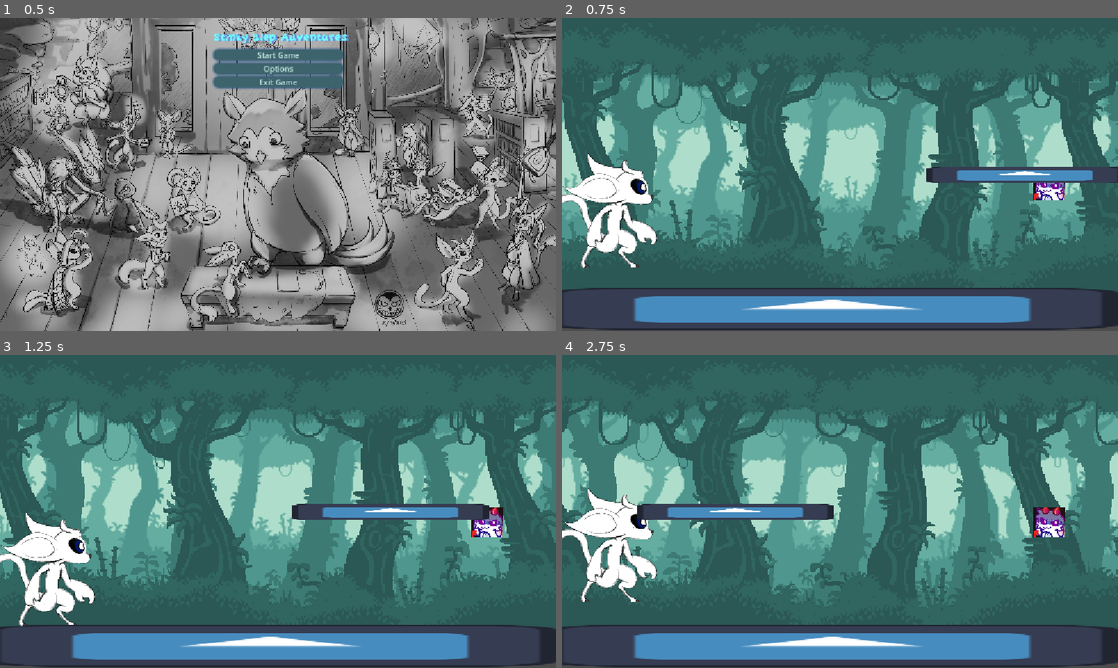
Above: before the commit, frames 1-4 (two rows, left to right).
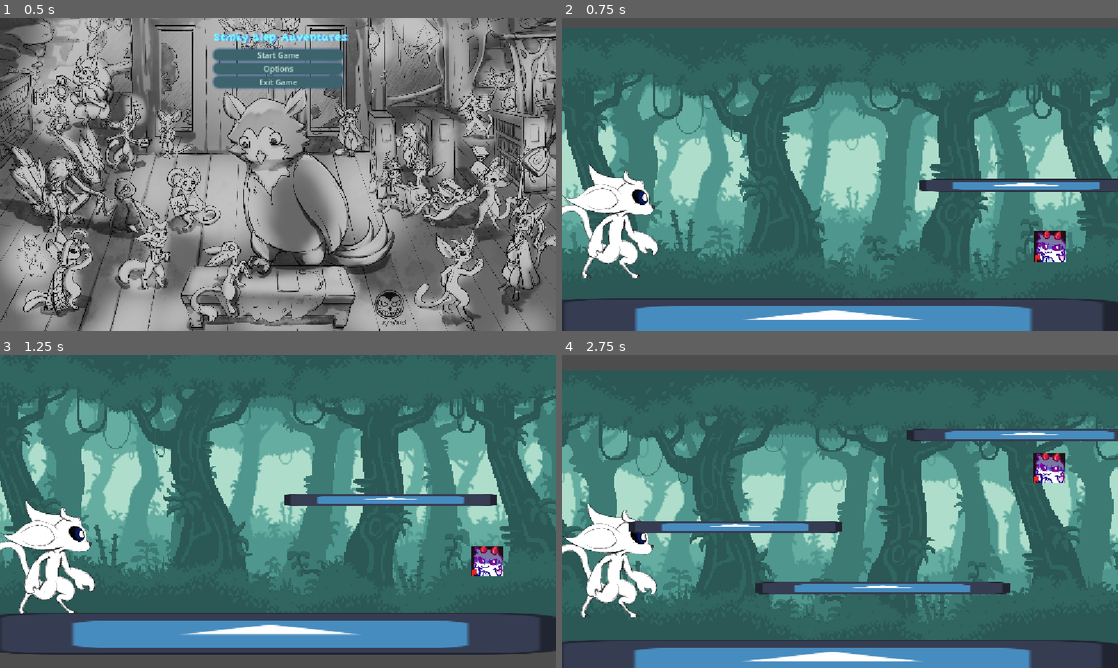
Above: after the commit, the same moments.

Repository: mentallyenifishnt/Test-repo
Game: Godot game, scene res://Scenes/mainmenu.tscn
Same seed, same stepped clock (60 frames per second), same inputs: the game is played once before the commit and once after it. The engine's default icon, where the game draws it, is replaced by a stand-in: a white triangle on a blue panel in a dark square.
Inputs:
- Up to frame 1 (0.5 s): no input
- Up to frame 2 (0.75 s): click "Start Game" at 0.5 s
- Up to frame 3 (1.25 s): no input
- Up to frame 4 (2.75 s): tap Space (Jump) at 1.52, 2.27 s

Frame 1 is identical in both runs. In frame 2, 31% of the frame differs, in the area x 0-100%, y 0-100%; in frame 3, 31%; in frame 4, 39%.

Commit message:
Platform + camera progress

Diff:
--- a/Scenes/Level One.tscn
+++ b/Scenes/Level One.tscn
@@ -19,24 +19,34 @@
 JumpForceMultiplier = 100.0
 GravityScale = 1.0
 JumpCutForce = 1.5
-PlayerSpot = NodePath("../platform/Player spot")
+PlayerSpot = NodePath("../Ground/Player spot")
 
-[node name="platform" type="StaticBody2D" parent="." unique_id=412011969 groups=["ground"]]
+[node name="Camera2D" type="Camera2D" parent="Player" unique_id=801995723]
+position = Vector2(1856, -456)
+scale = Vector2(4, 4)
+limit_smoothed = true
+position_smoothing_enabled = true
+
+[node name="Ground" type="StaticBody2D" parent="." unique_id=412011969 groups=["ground"]]
 position = Vector2(560, 602)
 scale = Vector2(9.3, 0.675)
 metadata/_edit_group_ = true
 
-[node name="Sprite2D" type="Sprite2D" parent="platform" unique_id=180043182]
+[node name="Sprite2D" type="Sprite2D" parent="Ground" unique_id=180043182]
 texture = ExtResource("2_smgeq")
 
-[node name="CollisionShape2D" type="CollisionShape2D" parent="platform" unique_id=348107970]
+[node name="CollisionShape2D" type="CollisionShape2D" parent="Ground" unique_id=348107970]
 position = Vector2(1.5, 1.3157959)
 shape = SubResource("RectangleShape2D_n3rge")
 
-[node name="Player spot" type="Node2D" parent="platform" unique_id=156190550]
+[node name="Player spot" type="Node2D" parent="Ground" unique_id=156190550]
 position = Vector2(-48.17204, -142.22218)
 
-[node name="PlatformSpawner" parent="." unique_id=931442964 instance=ExtResource("5_wpeww")]
+[node name="PlatformSpawner" parent="." unique_id=931442964 node_paths=PackedStringArray("Player") instance=ExtResource("5_wpeww")]
 position = Vector2(1008.99994, 324.99997)
 MaxPosition = 300.0
-MinPosition = 500.0
+MinPosition = 40.0
+Player = NodePath("../Player")
+MoveTime = 1.0
+MinPlatformLength = 3.0
+MaxPlatformLength = 5.0
--- a/Scenes/Platform.tscn
+++ b/Scenes/Platform.tscn
@@ -7,11 +7,17 @@
 size = Vector2(126.53067, 103.70372)
 
 [node name="Platform" type="CharacterBody2D" unique_id=470520921 groups=["Platform"]]
-scale = Vector2(3.185, 0.27)
+scale = Vector2(1, 0.2)
 platform_on_leave = 2
 platform_floor_layers = 0
 script = ExtResource("1_8n7cf")
 MoveSpeed = 5.0
+
+[node name="CollisionShape2D" type="CollisionShape2D" parent="." unique_id=968568867]
+position = Vector2(0.3139717, -1.1368682e-13)
+scale = Vector2(0.99999934, 0.99999976)
+shape = SubResource("RectangleShape2D_1405d")
+one_way_collision = true
 
 [node name="Sprite2D" type="Sprite2D" parent="." unique_id=1191534488]
 texture = ExtResource("2_kti7u")
@@ -19,10 +25,4 @@
 [node name="Timer" type="Timer" parent="." unique_id=1730680706]
 wait_time = 30.0
 
-[node name="CollisionShape2D" type="CollisionShape2D" parent="." unique_id=968568867]
-position = Vector2(0.31397176, -1.1368684e-13)
-scale = Vector2(0.99999946, 0.99999976)
-shape = SubResource("RectangleShape2D_1405d")
-one_way_collision = true
-
 [connection signal="timeout" from="Timer" to="." method="_on_timer_timeout"]
--- a/Scenes/PlatformSpawner.tscn
+++ b/Scenes/PlatformSpawner.tscn
@@ -1,7 +1,7 @@
 [gd_scene format=3 uid="uid://dx7hjwyihmspf"]
 
 [ext_resource type="Texture2D" uid="uid://kfw4l5k24qmb" path="res://Images/Sprites/Screenshot 2026-11-21 214158.png" id="1_cxaol"]
-[ext_resource type="Script" uid="uid://6k2k7uuknmx0" path="res://Scripts/Spawner Test.gd" id="1_v4tsq"]
+[ext_resource type="Script" uid="uid://6k2k7uuknmx0" path="res://Scripts/Spawner.gd" id="1_v4tsq"]
 [ext_resource type="PackedScene" uid="uid://m7yeuqk3ioq6" path="res://Scenes/Platform.tscn" id="2_v4tsq"]
 
 [node name="PlatformSpawner" type="Node2D" unique_id=1356526119]
--- a/Scripts/Platform.gd
+++ b/Scripts/Platform.gd
@@ -1,6 +1,12 @@
 extends CharacterBody2D
+class_name Platform
 
 @export var MoveSpeed: float
+@export var Size: float
+
+func _ready() -> void:
+	$Sprite2D.scale.x = Size
+	$CollisionShape2D.scale.x = Size
 
 func _physics_process(delta: float) -> void:
 	position.x -= MoveSpeed
--- a/Scripts/Spawner Test.gd
+++ /dev/null
@@ -1,25 +0,0 @@
-extends Node2D
-@export var MaxPosition: float
-@export var MinPosition: float
-@export var MoveTime: float
-var _moveTimer: float
-
-@export var SpawnScene: PackedScene
-
-func _ready() -> void:
-	_movePosition()
-func _process(delta: float) -> void:
-	if _moveTimer > 0:
-		_moveTimer -= delta
-	else:
-		_movePosition()
-
-
-func _movePosition():
-	var bullet = SpawnScene.instantiate()
-	#sets the bullets spawn position to the shooters current position
-	bullet.global_position = global_position
-	#spawns bullet
-	get_tree().current_scene.add_child.call_deferred(bullet)
-	position.y = randf_range(MaxPosition, MinPosition)
-	_moveTimer = MoveTime
--- /dev/null
+++ b/Scripts/Spawner.gd
@@ -0,0 +1,32 @@
+extends Node2D
+@export var MaxPosition: float
+@export var MinPosition: float
+@export var Player: Node2D
+@export var MoveTime: float
+var _moveTimer: float
+
+@export var SpawnScene: PackedScene
+@export var MinPlatformLength: float
+@export var MaxPlatformLength: float
+
+func _ready() -> void:
+	_movePosition()
+func _process(delta: float) -> void:
+	if _moveTimer > 0:
+		_moveTimer -= delta
+	else:
+		_movePosition()
+
+
+func _movePosition():
+	var PlayerPosition = Player.global_position.y
+	var object = SpawnScene.instantiate()
+	#sets the object spawn position to the spawners current position
+	object.global_position = global_position
+	#checking if the object being spawned is a platform
+	if object is Platform:
+		object.Size = randf_range(MinPlatformLength, MaxPlatformLength)
+	#spawns object
+	get_tree().current_scene.add_child.call_deferred(object)
+	position.y = randf_range(PlayerPosition + MinPosition, PlayerPosition - MaxPosition)
+	_moveTimer = MoveTime
Renamed: Scripts/Spawner Test.gd.uid -> Scripts/Spawner.gd.uid
